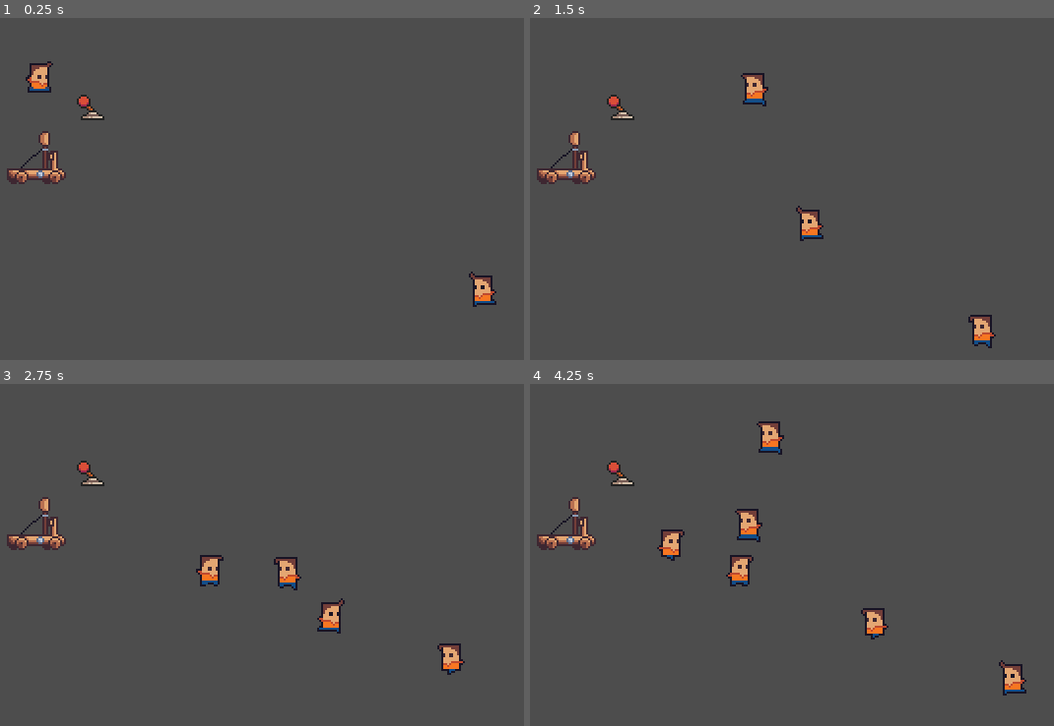
Above: before the commit, frames 1-4 (two rows, left to right).
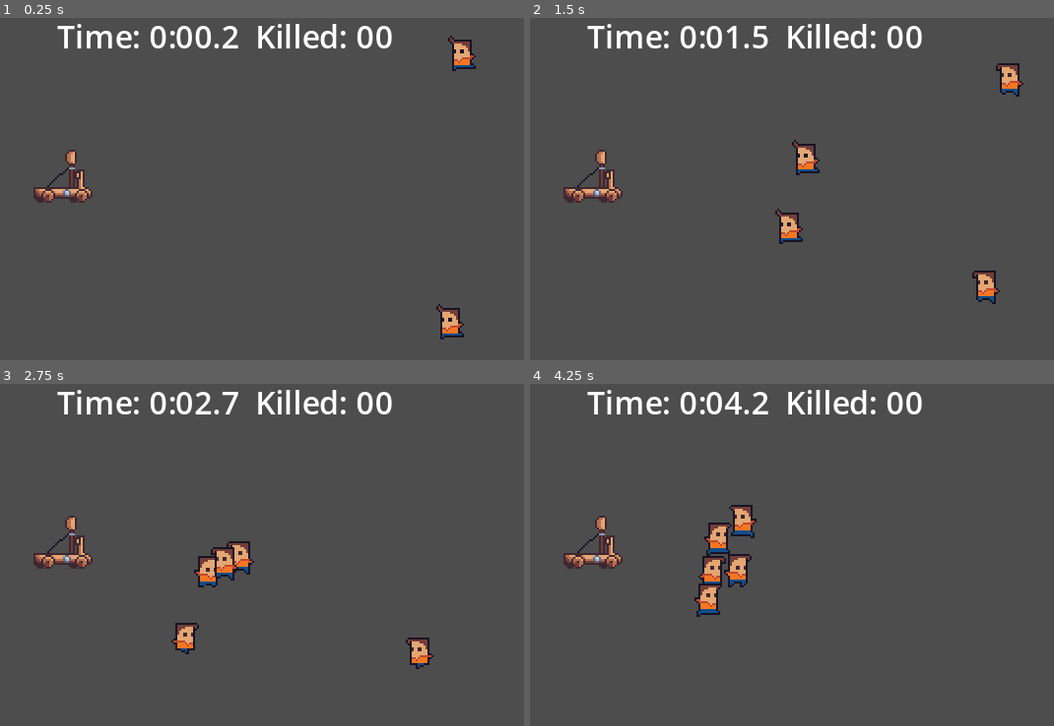
Above: after the commit, the same moments.

Repository: tiagobonetti/scaling-up
Game: Godot game, scene res://Scenes/Stages/Stage1.tscn
Same seed, same stepped clock (60 frames per second), same inputs: the game is played once before the commit and once after it. Before the commit the project starts from res://world.tscn.
Inputs (mouse positions are in pixels of both pictures, inside the frame that each line leads up to):
- Up to frame 1 (0.25 s): no input
- Up to frame 2 (1.5 s): move the mouse to (566, 175) at 0.52 s; hold Right (ui_right) 0.53-1.28 s; move the mouse to (624, 199) at 1.27 s; hold Down (ui_down) from 1.28 s (still down)
- Up to frame 3 (2.75 s): move the mouse to (288, 472) at 2.02 s; release Down (ui_down) at 2.03 s; hold Right (ui_right) from 2.03 s (still down)
- Up to frame 4 (4.25 s): move the mouse to (718, 619) at 2.77 s; release Right (ui_right) at 2.78 s; hold Up (ui_up) 2.78-3.53 s; move the mouse to (943, 602) at 3.52 s; hold Left (ui_left) from 3.53 s (still down)

The runs differ from the first frame. In frame 1, 4.7% of the frame differs, in the area x 1-95%, y 1-94%; in frame 2, 5.8%; in frame 3, 5.8%; in frame 4, 6.5%, in the area x 1-95%, y 1-92%.

Commit message:
Adds Stage management, some UI and completion

Diff:
--- a/Scenes/Entities/EnemySpawner.tscn
+++ b/Scenes/Entities/EnemySpawner.tscn
@@ -5,6 +5,7 @@
 
 [node name="EnemySpawner" type="Node2D"]
 script = ExtResource("1_f78n1")
+enemies_total = null
 enemy_scene = ExtResource("2_ymb6u")
 
 [node name="Timer" type="Timer" parent="."]
--- a/Scenes/Stages/Stage1.tscn
+++ b/Scenes/Stages/Stage1.tscn
@@ -1,18 +1,39 @@
 [gd_scene load_steps=4 format=3 uid="uid://bj6wrvnc2nqjs"]
 
 [ext_resource type="Script" path="res://Scripts/stage.gd" id="1_rgm66"]
-[ext_resource type="Script" path="res://Scripts/enemy_spawner.gd" id="2_88w45"]
-[ext_resource type="PackedScene" uid="uid://d1i5dsahlb5i7" path="res://Scenes/Entities/Enemy.tscn" id="3_irv5i"]
+[ext_resource type="PackedScene" uid="uid://rqvcu21b4jgn" path="res://Scenes/Entities/EnemySpawner.tscn" id="2_042kj"]
+[ext_resource type="PackedScene" uid="uid://47fibceb80ku" path="res://Scenes/Entities/Catapult.tscn" id="3_1i58h"]
 
 [node name="Stage" type="Node2D"]
 script = ExtResource("1_rgm66")
 
-[node name="EnemySpawner1" type="Node2D" parent="."]
-position = Vector2(274, 28)
-script = ExtResource("2_88w45")
-enemy_scene = ExtResource("3_irv5i")
+[node name="EnemySpawner1" parent="." instance=ExtResource("2_042kj")]
+position = Vector2(283, 36)
+enemies_total = 2
 
-[node name="EnemySpawner2" type="Node2D" parent="."]
-position = Vector2(278, 145)
-script = ExtResource("2_88w45")
-enemy_scene = ExtResource("3_irv5i")
+[node name="EnemySpawner2" parent="." instance=ExtResource("2_042kj")]
+position = Vector2(284, 149)
+enemies_total = 3
+
+[node name="Area2D" parent="." instance=ExtResource("3_1i58h")]
+position = Vector2(78, 96)
+
+[node name="CanvasLayer" type="CanvasLayer" parent="."]
+
+[node name="TopLabel" type="Label" parent="CanvasLayer"]
+unique_name_in_owner = true
+offset_left = 37.0
+offset_top = 4.0
+offset_right = 285.0
+offset_bottom = 30.0
+text = "Time: 0:00.0 Killed: 000"
+horizontal_alignment = 1
+
+[node name="CenterLabel" type="Label" parent="CanvasLayer"]
+unique_name_in_owner = true
+offset_left = 40.0
+offset_top = 95.0
+offset_right = 288.0
+offset_bottom = 121.0
+text = "Stage Completed!"
+horizontal_alignment = 1
--- a/Scripts/enemy.gd
+++ b/Scripts/enemy.gd
@@ -11,11 +11,12 @@
 @export var target_position := Vector2(150, 100)
 @export var target_distance := 10
 
+signal died
+
 var target_delta := Vector2.ZERO:
 	get: return target_position - global_position
 
-func _ready():
-	add_to_group("enemies")
+var damage_sources := []
 
 func _physics_process(delta):
 	if target_delta.length() >= target_distance:
@@ -34,16 +35,21 @@
 		%AnimationPlayer.play("Idle")
 
 func detect_damage():
+	if get_slide_collision_count() == 0:
+		return
+
 	for i in get_slide_collision_count():
 		var collider = get_slide_collision(i).get_collider()
-		if collider.has_method("get_damage"):
-			apply_damage(collider.get_damage())
 
-			# so we only take damage once per source
-			add_collision_exception_with(collider)
+		if not collider.has_method("get_damage") or collider in damage_sources:
+			return
+
+		apply_damage(collider.get_damage())
+		damage_sources.append(collider)
 
 func apply_damage(value: int):
 	health -= value
 	print("Apply damage value=%d health=%d" % [value, health])
 	if health <= 0:
+		died.emit()
 		queue_free()
--- a/Scripts/enemy_spawner.gd
+++ b/Scripts/enemy_spawner.gd
@@ -2,8 +2,8 @@
 extends Node2D
 class_name EnemySpawner
 
-@export var spawn_total := 10
-var enemy_spawned := 0
+@export var enemies_total := 10
+var enemies_spawned := 0
 
 @export var spawn_cooldown: float = 1.0 # Seconds
 @export var spawn_radius: float = 20 :
@@ -13,7 +13,8 @@
 
 @export var enemy_scene: PackedScene = load("res://Scenes/Entities/Enemy.tscn")
 
-var enemy_group := "enemies"
+signal spawned(Node)
+signal finished
 
 func _ready():
 	if Engine.is_editor_hint():
@@ -35,9 +36,11 @@
 
 func spawn_next():
 	spawn_enemy()
-	enemy_spawned += 1
-	if enemy_spawned < spawn_total:
+	enemies_spawned += 1
+	if enemies_spawned < enemies_total:
 		%Timer.start(spawn_cooldown)
+	else:
+		finished.emit()
 
 func spawn_enemy():
 	var random_distance = randf_range(0, spawn_radius)
@@ -45,6 +48,6 @@
 
 	var enemy := enemy_scene.instantiate()
 	add_child(enemy)
-	enemy.add_to_group(enemy_group)
 	enemy.global_position = initial_position
+	spawned.emit(enemy)
 	print("Enemy spawned at: ", initial_position)
--- a/Scripts/stage.gd
+++ b/Scripts/stage.gd
@@ -1,11 +1,38 @@
 extends Node2D
 class_name Stage
 
+var total_time_s := 0.0
+
+var enemies_died := 0
+var enemies_total := 0
 
 func _ready():
-	pass # Replace with function body.
+	%CenterLabel.visible = false
+	for spawner_node in find_children("", "EnemySpawner"):
+		var spawner = spawner_node as EnemySpawner
+		assert(spawner)
+		spawner.spawned.connect(Callable(on_spawned))
+		enemies_total += spawner.enemies_total
 
+func _process(delta):
+	if enemies_died >= enemies_total:
+		return
 
-# Called every frame. 'delta' is the elapsed time since the previous frame.
-func _process(delta):
-	pass
+	total_time_s += delta
+	update_top_label()
+
+func update_top_label():
+	var minutes = int(total_time_s / 60)
+	var seconds = fmod(total_time_s, 60.0)
+	%TopLabel.text = "Time: %d:%04.1f  Killed: %02d" % [minutes, seconds, enemies_died]
+
+func on_spawned(enemy: Enemy):
+	print("on_spawned: ", enemy)
+	enemy.died.connect(Callable(on_died))
+
+func on_died():
+	print("on_died")
+	enemies_died += 1
+
+	if enemies_died >= enemies_total:
+		%CenterLabel.visible = true
--- a/project.godot
+++ b/project.godot
@@ -11,7 +11,7 @@
 [application]
 
 config/name="Scaling-up"
-run/main_scene="res://world.tscn"
+run/main_scene="res://Scenes/Stages/Stage1.tscn"
 config/features=PackedStringArray("4.1", "Forward Plus")
 
 [display]
--- a/world.tscn
+++ b/world.tscn
@@ -125,3 +125,4 @@
 
 [node name="EnemySpawner" parent="." instance=ExtResource("6_18tdq")]
 position = Vector2(294, 157)
+enemies_total = null
